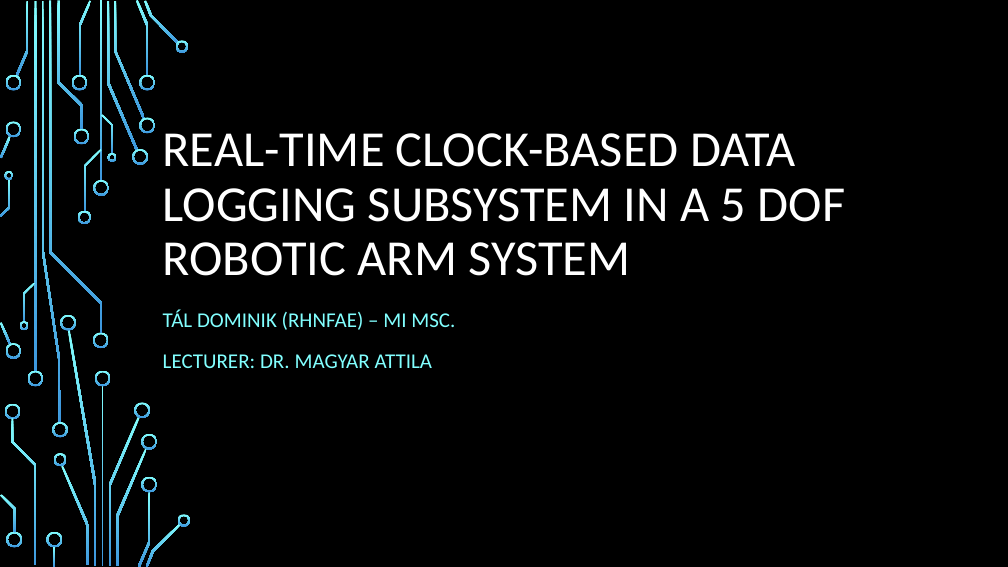
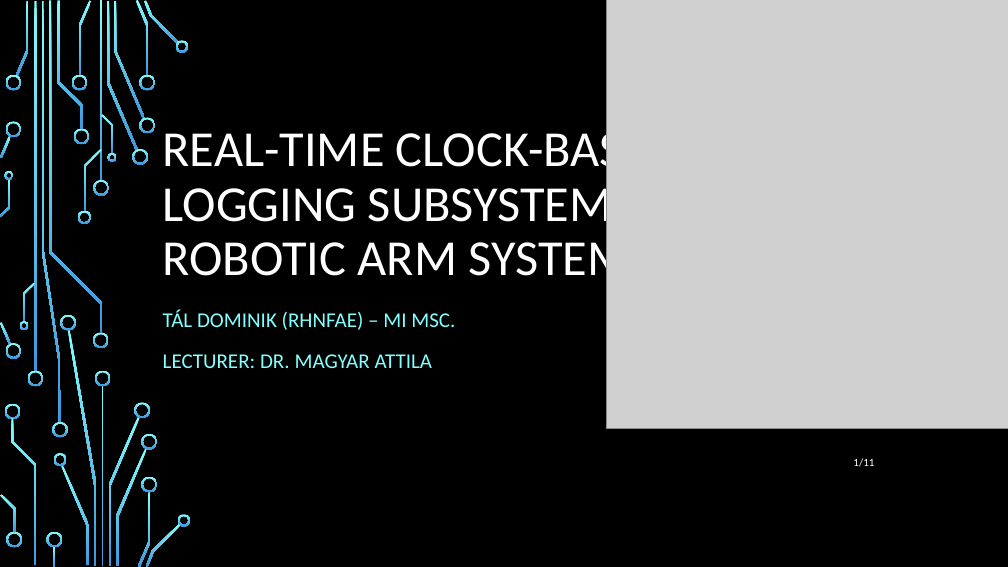
Before and after one commit to tdomi/Onlab, a slide deck: slide 1 of RHNFAE_onlab.pptx. Drawn at 1008x567 pixels with LibreOffice and Linux fonts; fonts in the diff are those of the drawing; grey boxes stand for pictures; background and template pictures are left out. Boxes give left, top, right and bottom in pixels: in the first picture for what was removed or moved away, otherwise in the second. Text is boxed around its words. In the diff, an @@ line names an element or a change of style, - is before the commit and + after.

```diff
--- a/RHNFAE_onlab.pptx
+++ b/RHNFAE_onlab.pptx
@@ picture added at [606, 0, 1008, 429] @@
@@ page number added at [853, 458, 874, 467], 10.5 pt, text #FFFFFF @@
+1/11
```
Also in this commit, not shown: 10 other slides changed, 1 other file.
